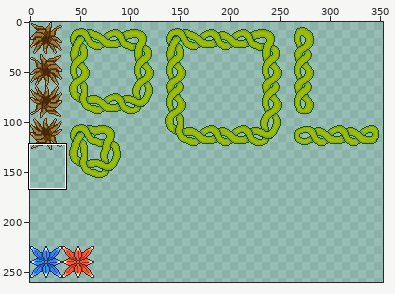
Edited in one commit: pixel-art file (Assets/Tiled/TileSets/Hazards.aseprite). Above: a wide view before the commit, with the close-up outlined.
Close-up. Earlier state:
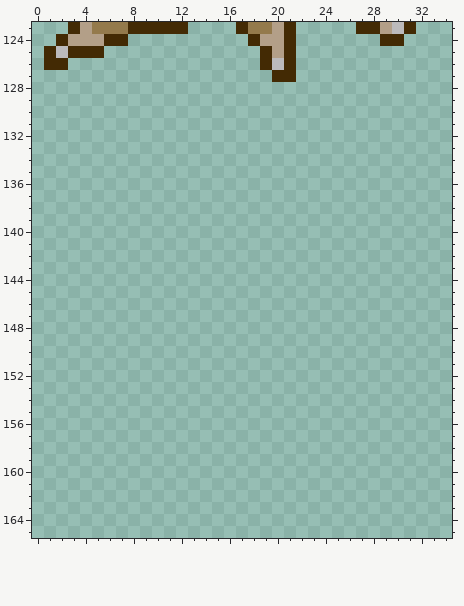
1024x1024 pixels, 1 frame. Shown: x 0..34, y 123..165. The wide view leaves out empty margins.
The same view after the edit:
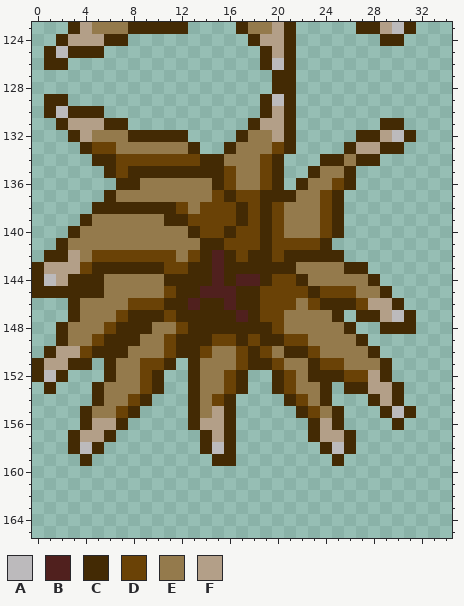
Palette (. is transparent): A #bcbabc  B #50201e  C #432a04  D #6a4206  E #947a4c  F #b39f88
What changed:
y 128: x 20..21 .. -> CC
y 129: x 1..2 .. -> CC; x 19..21 ... -> CAC
y 130: x 1..5 ..... -> CACCC; x 19..21 ... -> CFC
y 131: x 2..7 ...... -> CFFFCC; x 18..21 .... -> CFFC; x 29..30 .. -> CC
y 132: x 3..12 .......... -> CFEEECCCCC; x 17..21 ..... -> CEEFC; x 27..31 ..... -> CCFAC
y 133: x 4..13 .......... -> CDDEEEEEEC; x 16..21 ...... -> CEEEDC; x 26..30 ..... -> CFFCC
y 134: x 5..20 ................ -> CCDDDDDDDCCEEEDC; x 24..28 ..... -> CCECC
y 135: x 6..20 ............... -> CDCCCCCCCCDEEDC; x 23..26 .... -> CEEC
y 136: x 7..20 .............. -> CCEEEEEECDEEDC; x 22..26 ..... -> CEEDC
y 137: x 6..25 .................... -> CEEEEEEEEDCDDCCCEEDC
y 138: x 5..25 ..................... -> CCCCCCCDEDDDCDCDEEEDC
y 139: x 4..25 ...................... -> CEEEEEECCDDDDCDCDEEEDC
y 140: x 3..25 ....................... -> CEEEEEEEEECDDCDDCDEEEDC
y 141: x 2..24 ....................... -> CEEEEEEEEEEECCDDDCDDDDC
y 142: x 1..25 ......................... -> CCFEDDDDDDDEDCBCDCCDCCCCC
y 143: x 0..27 ............................ -> CFFFDCCCCCCDDCCBCCCCCCEEEECC
y 144: x 0..28 ............................. -> CAFCCCEEEEECCCCBCBBCDDCEEEEEC
y 145: x 0..29 .............................. -> CCCCCCEEEEEDCCBBBCCDDDDCDDDEEC
y 146: x 3..30 ............................ -> CEEEEDDDCCBCCBCCDDDEDCCCDFFC
y 147: x 3..25 ....................... -> CEEEDCCCDCCCCCBCDDEEEEC; x 27..31 ..... -> CCFAC
y 148: x 2..26 ......................... -> CEEEDCCCEEDCCCCCCCDEEEEEC; x 29..31 ... -> CCC
y 149: x 2..27 .......................... -> CEEDCCCEEDCCCDDCDCCDDEEEEC
y 150: x 1..28 ............................ -> CFFDCCCEEEDCCDEEDCDECCDEEEEC
y 151: x 0..4 ..... -> CFFCC; x 6..11 ...... -> CEEDDC; x 13..29 ................. -> CEEEDCCDEECDDEEEC
y 152: x 0..2 ... -> CAC; x 6..10 ..... -> CEEDC; x 13..17 ..... -> CEEDC; x 20..29 .......... -> CDECCCDDFC
y 153: x 1 . -> C; x 5..10 ...... -> CEEEDC; x 13..17 ..... -> CEEDC; x 20..24 ..... -> CDEEC; x 26..30 ..... -> CCFFC
y 154: x 5..9 ..... -> CEEDC; x 13..16 .... -> CEDC; x 21..24 .... -> CDEC; x 28..30 ... -> CFC
y 155: x 4..8 ..... -> CEEDC; x 13..16 .... -> CEFC; x 22..25 .... -> CDEC; x 29..31 ... -> CAC
y 156: x 4..7 .... -> CFFC; x 13..16 .... -> CFFC; x 23..25 ... -> CFC; x 30 . -> C
y 157: x 3..6 .... -> CFFC; x 14..16 ... -> CFC; x 23..26 .... -> CFFC
y 158: x 3..5 ... -> CAC; x 14..16 ... -> CAC; x 24..26 ... -> CAC
y 159: x 4 . -> C; x 15..16 .. -> CC; x 25 . -> C
Pixel boxes of the changes (left, top, right, bottom) in both close-ups:
added: (32, 82, 416, 466)
